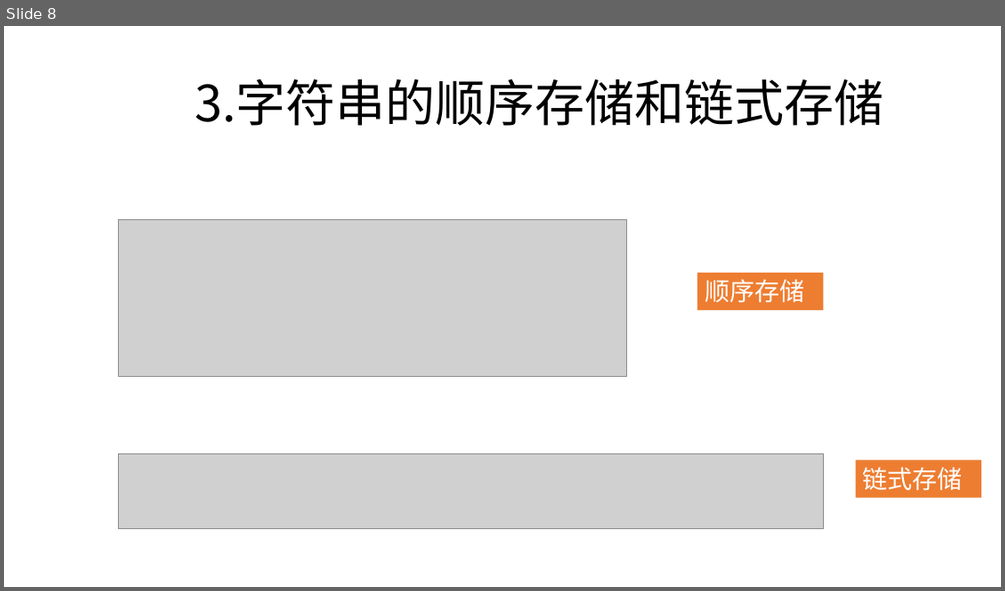
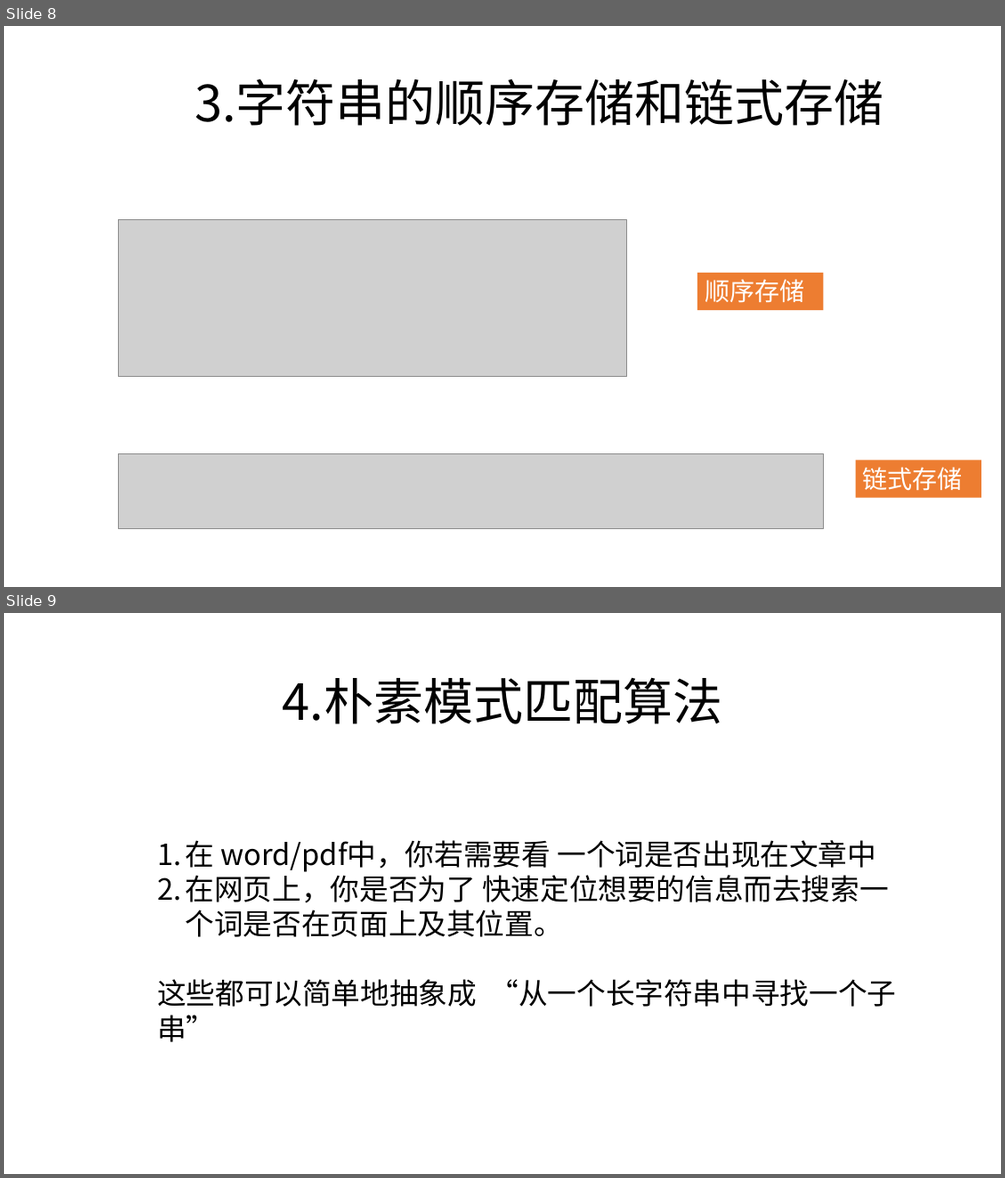
Before and after one commit to zjyesir/hmc_data_structure, a slide deck: ppt/4 串.pptx. Shown one above the other, each under a label of ours: slide 8 before the commit, slides 8 and 9 after it. The pictures are 1005x591 and 1005x1178 pixels, drawn with LibreOffice and Linux fonts; fonts in the diff are those of the drawing; grey boxes stand for pictures; background and template pictures are left out. Boxes give left, top, right and bottom in pixels: in the first picture for what was removed or moved away, otherwise in the second. Text is boxed around its words. In the diff, an @@ line names an element or a change of style, - is before the commit and + after.

```diff
--- a/ppt/4 串.pptx
+++ b/ppt/4 串.pptx
@@ slide 9 added at (4,613,1001,1174), background picture (left out) @@
@@ text added at (283,677,723,724), 48 pt, text #000000 @@
+4.朴素模式匹配算法
@@ text added at (157,840,897,1042), 28 pt, text #000000 @@
+1. 在 word/pdf中，你若需要看 一个词是否出现在文章中
+2. 在网页上，你是否为了 快速定位想要的信息而去搜索一个词是否在页面上及其位置。
+这些都可以简单地抽象成 “从一个长字符串中寻找一个子串”
```
Also in this commit, not shown: 4 slides changed, 1 other slide added, 2 slides removed, 6 other files.
